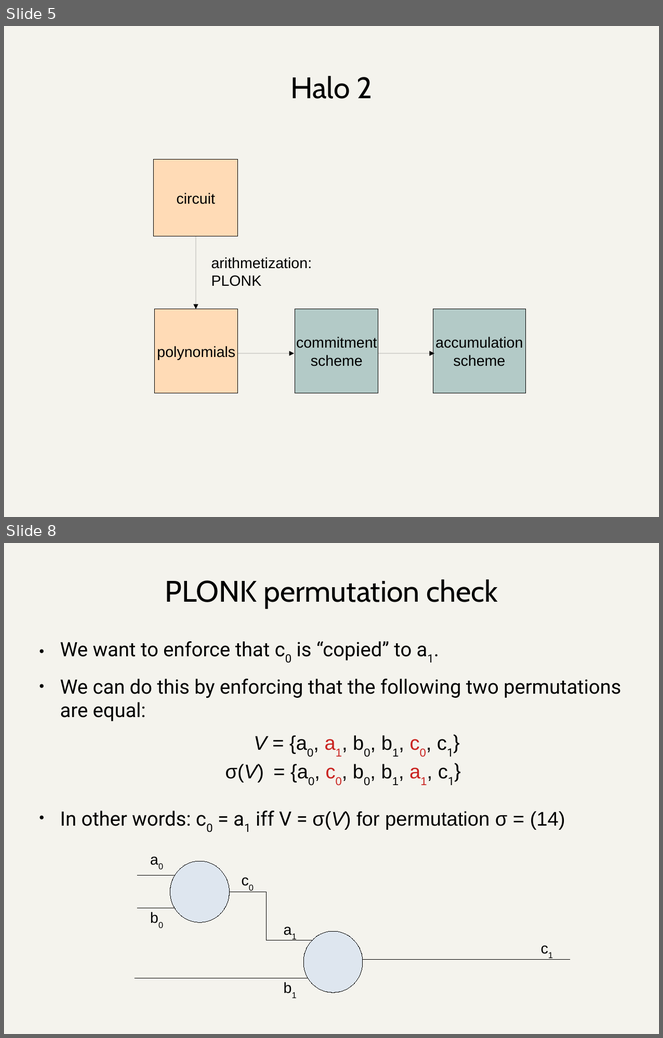
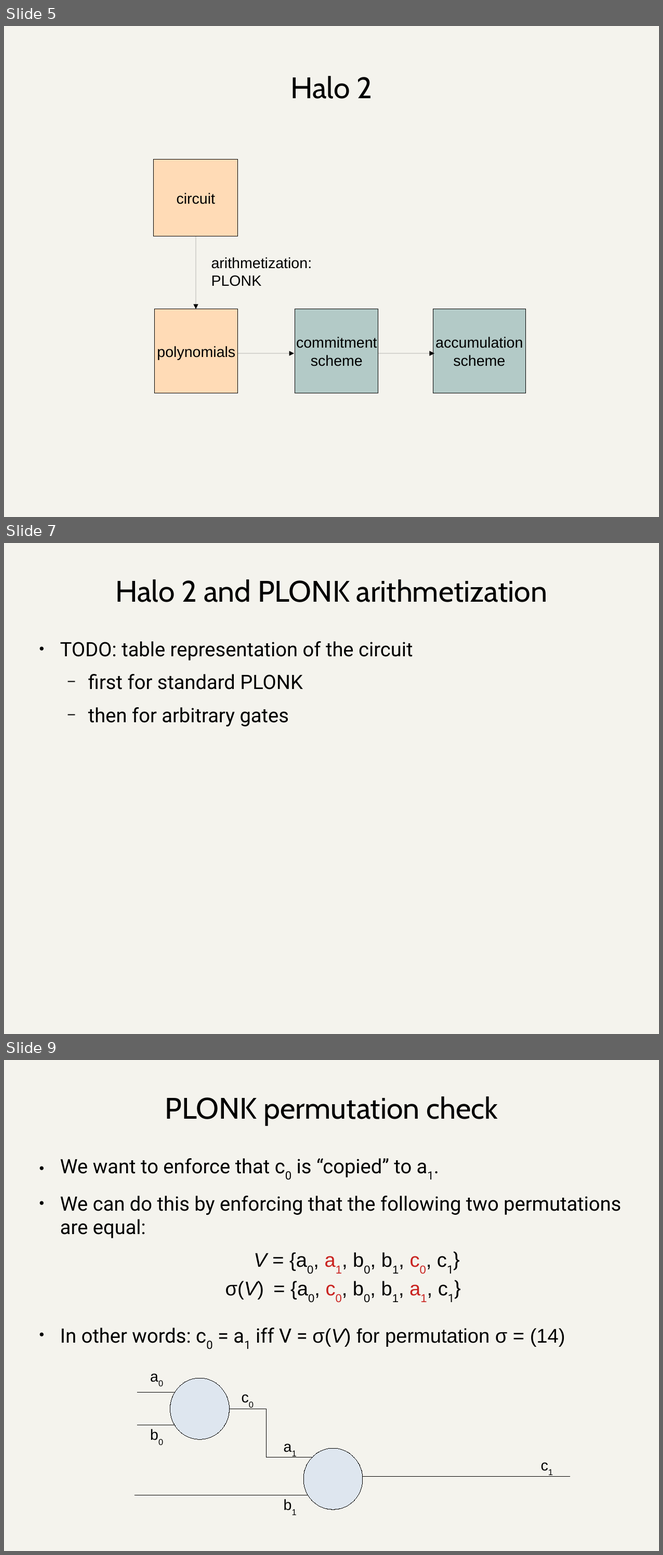
Before and after one commit to daira/halographs, a slide deck: deepdive.odp. Shown one above the other, each under a label of ours: slides 5 and 8 before the commit, slides 5, 7 and 9 after it; the slides between them are not shown. The pictures are 663x1038 and 663x1555 pixels, drawn with LibreOffice and Linux fonts; fonts in the diff are those of the drawing. Boxes give left, top, right and bottom in pixels: in the first picture for what was removed or moved away, otherwise in the second. Text is boxed around its words. In the diff, an @@ line names an element or a change of style, - is before the commit and + after.

```diff
--- a/deepdive.odp
+++ b/deepdive.odp
@@ slide 7 added at box(4, 543, 659, 1034), background #F4F3ED @@
@@ title added at box(115, 579, 547, 602), 36 pt, text #000000 @@
+Halo 2 and PLONK arithmetization
@@ text added at box(60, 641, 413, 727), 24 pt, text #000000 @@
+● TODO: table representation of the circuit
+  − first for standard PLONK
+  − then for arbitrary gates
@@ what was slide 8 is now slide 9 @@
```
Also in this commit, not shown: 4 slides changed, 1 other slide added, 1 other file.
